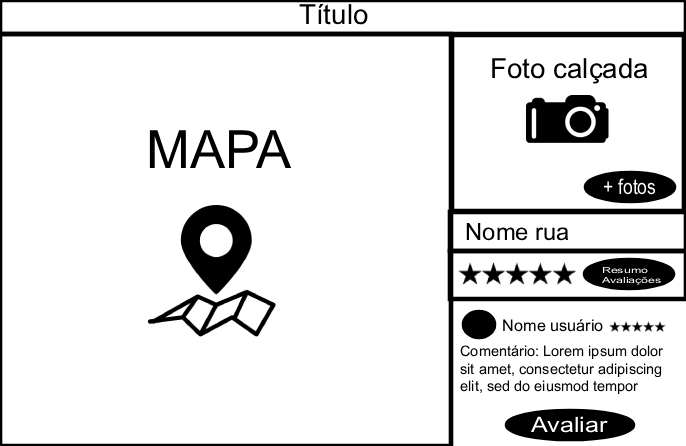
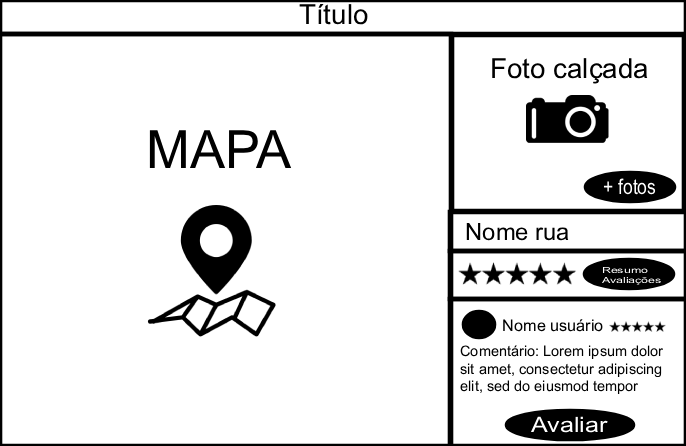
Comparing the layer stacks of the two 686×446 images. Changes:
pixels changed over <box>447,296,686,446</box> (layer not identified)
